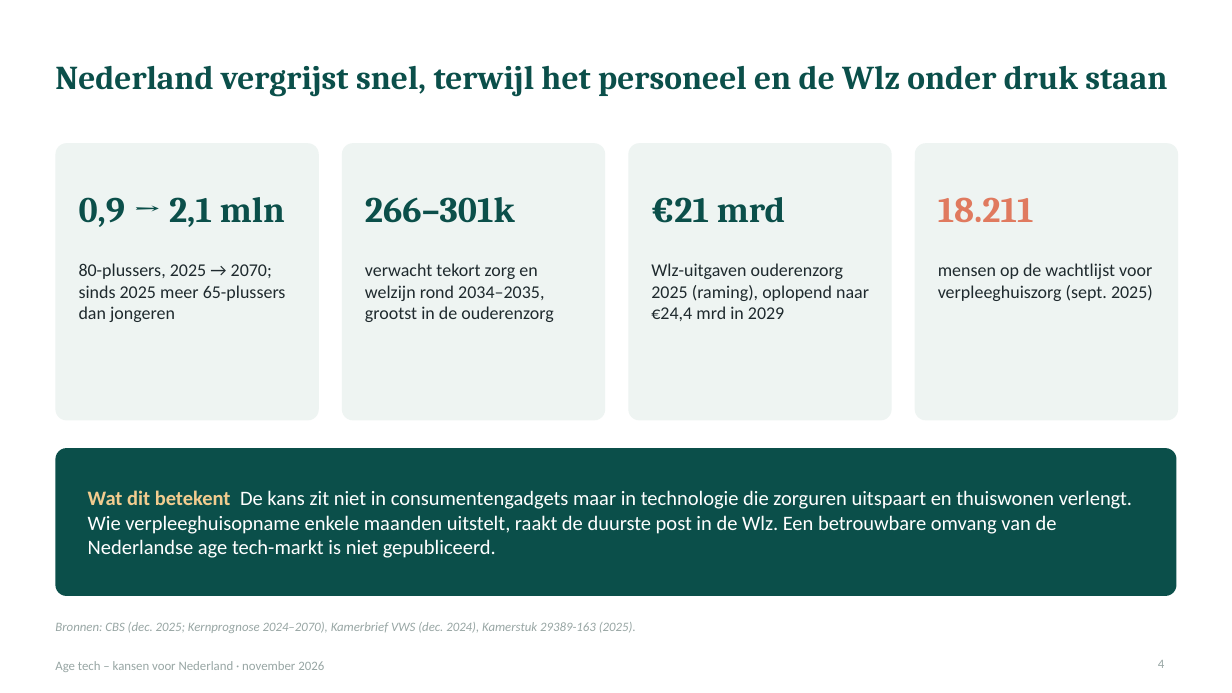
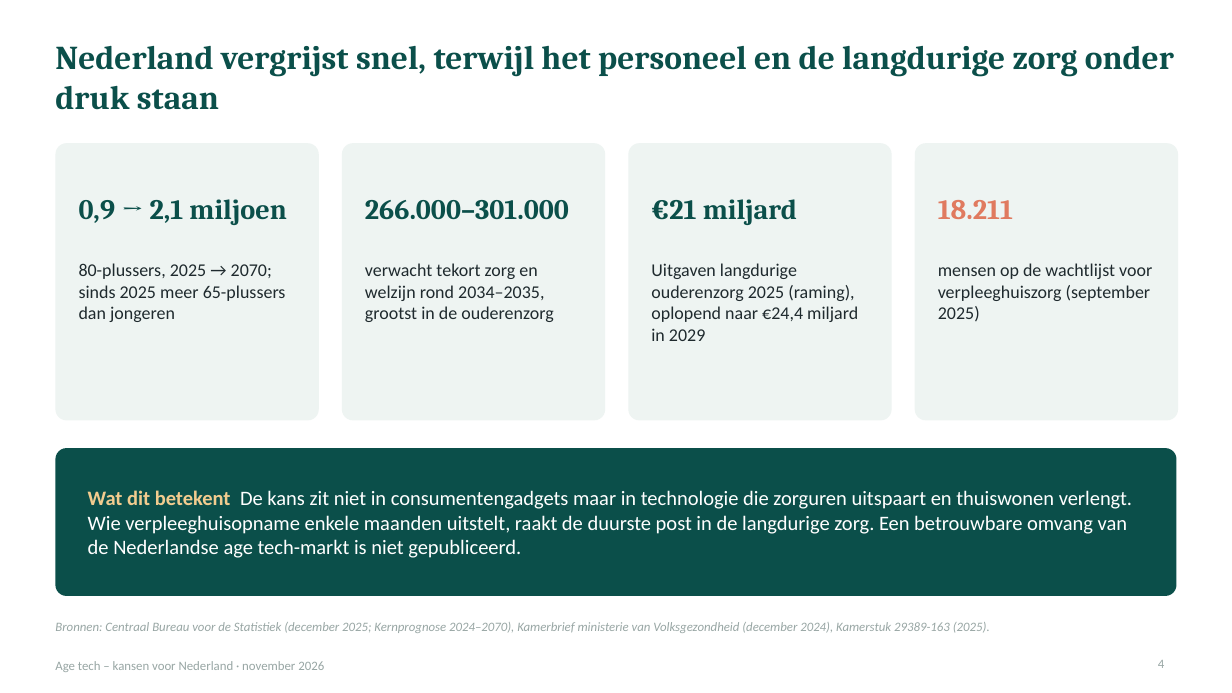
Before and after one commit to robruijn/Four-Seasons-Rome-2026, a slide deck: slide 4 of AgeTech_kansen_Nederland.pptx. Drawn at 1232x693 pixels with LibreOffice and Linux fonts; fonts in the diff are those of the drawing. Boxes give left, top, right and bottom in pixels: in the first picture for what was removed or moved away, otherwise in the second. Text is boxed around its words. In the diff, an @@ line names an element or a change of style, - is before the commit and + after.

```diff
--- a/AgeTech_kansen_Nederland.pptx
+++ b/AgeTech_kansen_Nederland.pptx
@@ title at (x1=55, y1=46, x2=1174, y2=110): text changed @@
-Nederland vergrijst snel, terwijl het personeel en de Wlz onder druk staan
+Nederland vergrijst snel, terwijl het personeel en de langdurige zorg onder druk staan
@@ text "18.211" at (x1=938, y1=200, x2=1013, y2=219): size 28 to 22 pt @@
@@ text at (x1=79, y1=199, x2=286, y2=225): text changed; size 28 to 22 pt @@
-0,9 → 2,1 mln
+0,9 → 2,1 miljoen
@@ text at (x1=365, y1=200, x2=569, y2=220): text changed; size 28 to 22 pt @@
-266–301k
+266.000–301.000
@@ text at (x1=651, y1=199, x2=797, y2=225): text changed; size 28 to 22 pt @@
-€21 mrd
+€21 miljard
@@ text at (x1=651, y1=263, x2=858, y2=341): text changed @@
-Wlz-uitgaven ouderenzorg 2025 (raming), oplopend naar €24,4 mrd in 2029
+Uitgaven langdurige ouderenzorg 2025 (raming), oplopend naar €24,4 miljard in 2029
@@ text at (x1=938, y1=263, x2=1152, y2=321): text changed @@
-mensen op de wachtlijst voor verpleeghuiszorg (sept. 2025)
+mensen op de wachtlijst voor verpleeghuiszorg (september 2025)
@@ text at (x1=88, y1=490, x2=1132, y2=558): text changed @@
-Wat dit betekent De kans zit niet in consumentengadgets maar in technologie die zorguren uitspaart en thuiswonen verlengt. Wie verpleeghuisopname enkele maanden uitstelt, raakt de duurste post in de Wlz. Een betrouwbare omvang van de Nederlandse age tech-markt is niet gepubliceerd.
+Wat dit betekent De kans zit niet in consumentengadgets maar in technologie die zorguren uitspaart en thuiswonen verlengt. Wie verpleeghuisopname enkele maanden uitstelt, raakt de duurste post in de langdurige zorg. Een betrouwbare omvang van de Nederlandse age tech-markt is niet gepubliceerd.
@@ text at (x1=55, y1=622, x2=990, y2=633): text changed @@
-Bronnen: CBS (dec. 2025; Kernprognose 2024–2070), Kamerbrief VWS (dec. 2024), Kamerstuk 29389-163 (2025).
+Bronnen: Centraal Bureau voor de Statistiek (december 2025; Kernprognose 2024–2070), Kamerbrief ministerie van Volksgezondheid (december 2024), Kamerstuk 29389-163 (2025).
```
Also in this commit, not shown: 42 other slides changed.
